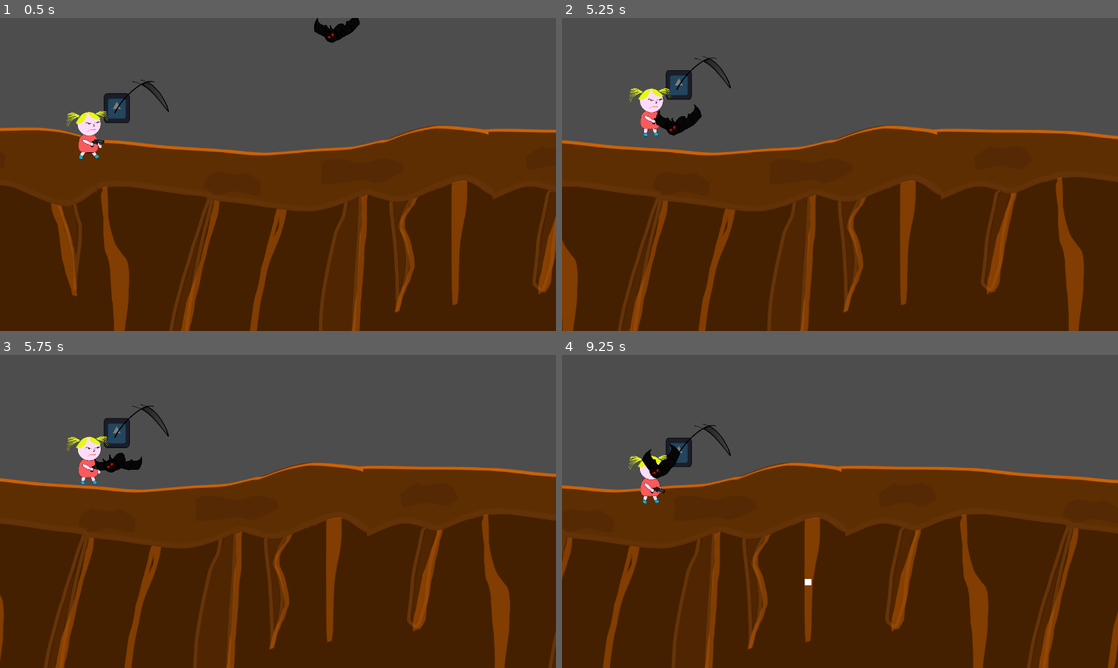
Above: before the commit, frames 1-4 (two rows, left to right).
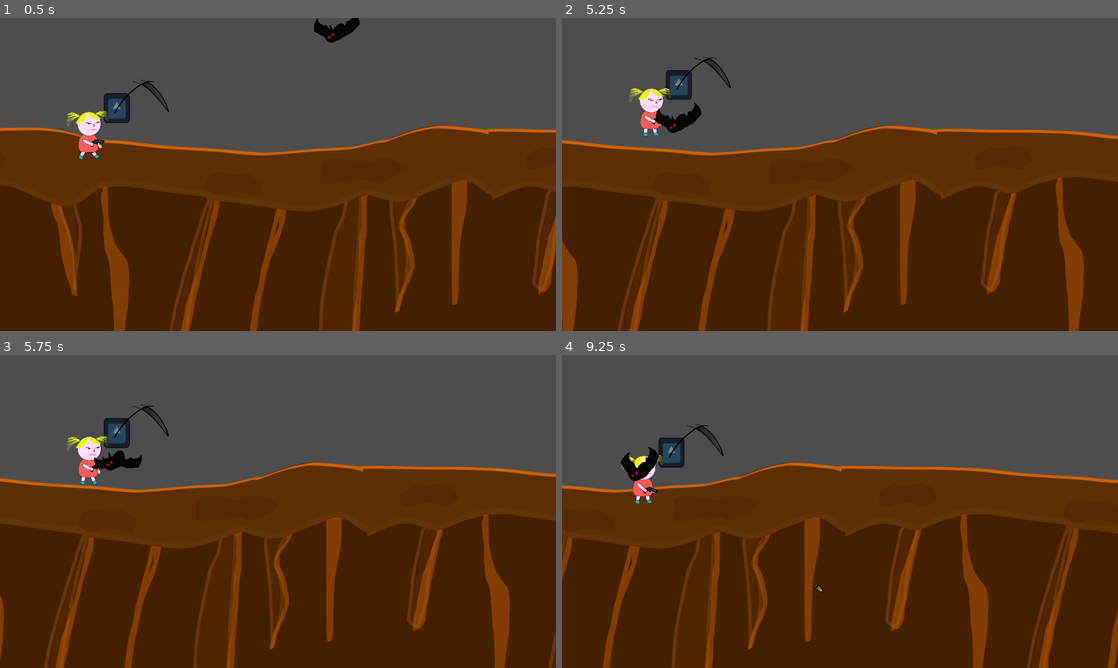
Above: after the commit, the same moments.

Repository: andersonbelli/InfiernoGato
Game: Godot game, scene res://main_scene.tscn
The game is run twice, just before and just after one commit, with the same random seed, the same clock (stepped at 60 frames per second) and the same inputs. The engine's default icon, where the game draws it, is replaced by a stand-in: a white triangle on a blue panel in a dark square.
Inputs (mouse positions are in pixels of both pictures, inside the frame that each line leads up to):
- Up to frame 1 (0.5 s): no input
- Up to frame 2 (5.25 s): tap Enter (ui_accept) at 0.5, 0.77, 1.52, 3.02, 3.77, 4.52 s; move the mouse to (962, 158) at 0.52 s; click (962, 158) at 0.6 s; move the mouse to (728, 190) at 1.27 s; click (728, 190) at 1.35 s; move the mouse to (895, 105) at 2.02 s; tap C (change_character) at 2.1, 4.35 s; click (895, 105) at 2.3 s; move the mouse to (812, 237) at 2.77 s; click (812, 237) at 2.85 s; move the mouse to (1006, 221) at 3.52 s; click (1006, 221) at 3.6 s; move the mouse to (673, 127) at 4.27 s; click (673, 127) at 4.55 s; move the mouse to (867, 174) at 5.02 s; click (867, 174) at 5.1 s
- Up to frame 3 (5.75 s): no input
- Up to frame 4 (9.25 s): move the mouse to (756, 433) at 5.77 s; click (756, 433) at 5.85 s; tap Enter (ui_accept) at 6.02, 6.77, 7.52, 9.02 s; move the mouse to (962, 495) at 6.52 s; tap C (change_character) at 6.6, 8.85 s; click (962, 495) at 6.8 s; move the mouse to (728, 527) at 7.27 s; click (728, 527) at 7.35 s; move the mouse to (895, 442) at 8.02 s; click (895, 442) at 8.1 s; move the mouse to (812, 574) at 8.77 s; click (812, 574) at 9.05 s

Frame 1 is identical in both runs. In frame 2, 0.1% of the frame differs, in the area x 16-26%, y 26-38%; in frame 3, 0.1%; in frame 4, 1.5%, in the area x 10-47%, y 22-76%.

Commit message:
Updating bullet sprite and removing Shooting timer from Tandy

Diff:
--- /dev/null
+++ b/tandy/assets/bullet.svg
@@ -0,0 +1,135 @@
+<?xml version="1.0" encoding="UTF-8" standalone="no"?>
+<!-- Created with Inkscape (http://www.inkscape.org/) -->
+
+<svg
+   width="35.433411"
+   height="17.473175"
+   viewBox="0 0 35.433411 17.473176"
+   version="1.1"
+   id="svg1"
+   inkscape:version="1.3.2 (091e20e, 2023-11-25, custom)"
+   sodipodi:docname="bullet.svg"
+   xmlns:inkscape="http://www.inkscape.org/namespaces/inkscape"
+   xmlns:sodipodi="http://sodipodi.sourceforge.net/DTD/sodipodi-0.dtd"
+   xmlns:xlink="http://www.w3.org/1999/xlink"
+   xmlns="http://www.w3.org/2000/svg"
+   xmlns:svg="http://www.w3.org/2000/svg">
+  <sodipodi:namedview
+     id="namedview1"
+     pagecolor="#ffffff"
+     bordercolor="#000000"
+     borderopacity="0.25"
+     inkscape:showpageshadow="2"
+     inkscape:pageopacity="0.0"
+     inkscape:pagecheckerboard="false"
+     inkscape:deskcolor="#3d3d3d"
+     inkscape:document-units="px"
+     inkscape:zoom="12.232947"
+     inkscape:cx="323.14371"
+     inkscape:cy="468.69326"
+     inkscape:window-width="1366"
+     inkscape:window-height="715"
+     inkscape:window-x="1358"
+     inkscape:window-y="-8"
+     inkscape:window-maximized="1"
+     inkscape:current-layer="layer1" />
+  <defs
+     id="defs1">
+    <linearGradient
+       id="linearGradient5"
+       inkscape:collect="always">
+      <stop
+         style="stop-color:#945a1c;stop-opacity:1;"
+         offset="0"
+         id="stop5" />
+      <stop
+         style="stop-color:#945a1c;stop-opacity:0;"
+         offset="1"
+         id="stop6" />
+    </linearGradient>
+    <linearGradient
+       id="linearGradient3"
+       inkscape:collect="always">
+      <stop
+         style="stop-color:#000000;stop-opacity:1;"
+         offset="0"
+         id="stop3" />
+      <stop
+         style="stop-color:#000000;stop-opacity:0;"
+         offset="1"
+         id="stop4" />
+    </linearGradient>
+    <linearGradient
+       id="linearGradient1"
+       inkscape:collect="always">
+      <stop
+         style="stop-color:#b8c722;stop-opacity:0.79555553;"
+         offset="0"
+         id="stop2" />
+      <stop
+         style="stop-color:#596113;stop-opacity:1;"
+         offset="1"
+         id="stop1" />
+    </linearGradient>
+    <linearGradient
+       inkscape:collect="always"
+       xlink:href="#linearGradient1"
+       id="linearGradient2"
+       x1="122.94666"
+       y1="754.68323"
+       x2="733.7561"
+       y2="754.68323"
+       gradientUnits="userSpaceOnUse"
+       gradientTransform="matrix(0.03734683,0,0,0.02699932,304.08293,443.58409)" />
+    <linearGradient
+       inkscape:collect="always"
+       xlink:href="#linearGradient3"
+       id="linearGradient4"
+       x1="723.68359"
+       y1="754.68329"
+       x2="853.55084"
+       y2="754.68329"
+       gradientUnits="userSpaceOnUse"
+       gradientTransform="matrix(0.03734683,0,0,0.02699932,307.60406,443.6997)" />
+    <linearGradient
+       inkscape:collect="always"
+       xlink:href="#linearGradient5"
+       id="linearGradient6"
+       x1="385.16858"
+       y1="485.24692"
+       x2="409.82877"
+       y2="485.24692"
+       gradientUnits="userSpaceOnUse"
+       gradientTransform="matrix(0.27988678,0,0,0.22499431,225.80179,354.89784)" />
+  </defs>
+  <g
+     inkscape:label="Layer 1"
+     inkscape:groupmode="layer"
+     id="layer1"
+     transform="translate(-306.17459,-455.28019)">
+    <path
+       style="fill:url(#linearGradient2);fill-opacity:1;stroke:#000000;stroke-width:5;stroke-linecap:round;stroke-linejoin:bevel;stroke-dasharray:none;stroke-opacity:1;paint-order:stroke fill markers"
+       id="path1"
+       d="m 331.48639,470.13993 a 22.811796,6.1798763 0 0 1 -19.7556,-3.08994 22.811796,6.1798763 0 0 1 0,-6.17988 22.811796,6.1798763 0 0 1 19.7556,-3.08993 v 6.17987 z"
+       sodipodi:type="arc"
+       sodipodi:arc-type="slice"
+       sodipodi:start="1.5707963"
+       sodipodi:end="4.712389"
+       sodipodi:ry="6.1798763"
+       sodipodi:rx="22.811796"
+       sodipodi:cy="463.96005"
+       sodipodi:cx="331.48639"
+       inkscape:export-filename="..\infiernogato\tandy\assets\bullet.svg"
+       inkscape:export-xdpi="96"
+       inkscape:export-ydpi="96" />
+    <rect
+       style="fill:url(#linearGradient6);stroke:url(#linearGradient4);stroke-width:5;stroke-linecap:round;stroke-linejoin:bevel;stroke-dasharray:none;paint-order:stroke fill markers"
+       id="rect1"
+       width="4.1031942"
+       height="12.355469"
+       x="335.00482"
+       y="457.89789"
+       ry="0.57426822"
+       rx="0" />
+  </g>
+</svg>
--- a/tandy/bullet_scene.tscn
+++ b/tandy/bullet_scene.tscn
@@ -1,12 +1,11 @@
 [gd_scene load_steps=4 format=3 uid="uid://bfo3uu4ouaof2"]
 
 [ext_resource type="Script" path="res://tandy/bullet_scene.gd" id="1_7bgbl"]
+[ext_resource type="Texture2D" uid="uid://b3ugs3grdse6r" path="res://tandy/assets/bullet.svg" id="2_t557v"]
 
 [sub_resource type="CapsuleShape2D" id="CapsuleShape2D_mvbmf"]
 radius = 9.0
 height = 22.0
-
-[sub_resource type="CanvasTexture" id="CanvasTexture_dnnvl"]
 
 [node name="Bullet" type="RigidBody2D"]
 collision_layer = 4
@@ -18,6 +17,6 @@
 shape = SubResource("CapsuleShape2D_mvbmf")
 
 [node name="Sprite2D" type="Sprite2D" parent="."]
-position = Vector2(0, -4.76837e-07)
-scale = Vector2(15, 15)
-texture = SubResource("CanvasTexture_dnnvl")
+position = Vector2(1, -1.19209e-07)
+scale = Vector2(0.681567, 0.75)
+texture = ExtResource("2_t557v")
--- a/tandy/tandy.gd
+++ b/tandy/tandy.gd
@@ -44,10 +44,10 @@
 		shot_light.visible = false
 
 	if Input.is_action_just_pressed("attack") && parent.selected_player == parent.SelectedPlayerEnum.GIRL:
-		if timer.is_stopped():
-			timer.start()
-			shot_light.visible = true
-			shoot(get_global_mouse_position())
+		#if timer.is_stopped():
+		timer.start()
+		shot_light.visible = true
+		shoot(get_global_mouse_position())
 
 	# Add the gravity.
 	velocity.y += 100 * delta
@@ -70,6 +70,9 @@
 	bullet.position = shot_light.position
 
 	var direction = global_position.direction_to(mouse_position)
+
+	bullet.look_at(direction)
+
 	var impulse = direction * 2600
 	bullet.apply_central_impulse(impulse)
 
Not shown, added: tandy/assets/bullet.svg.import
